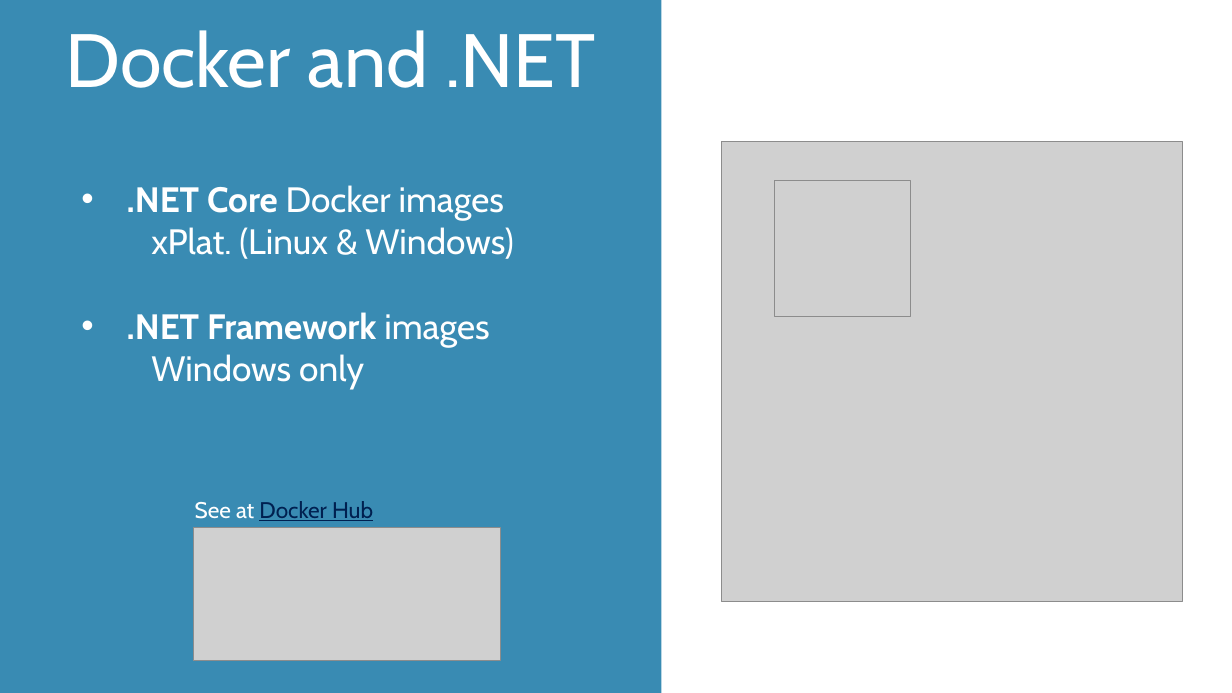
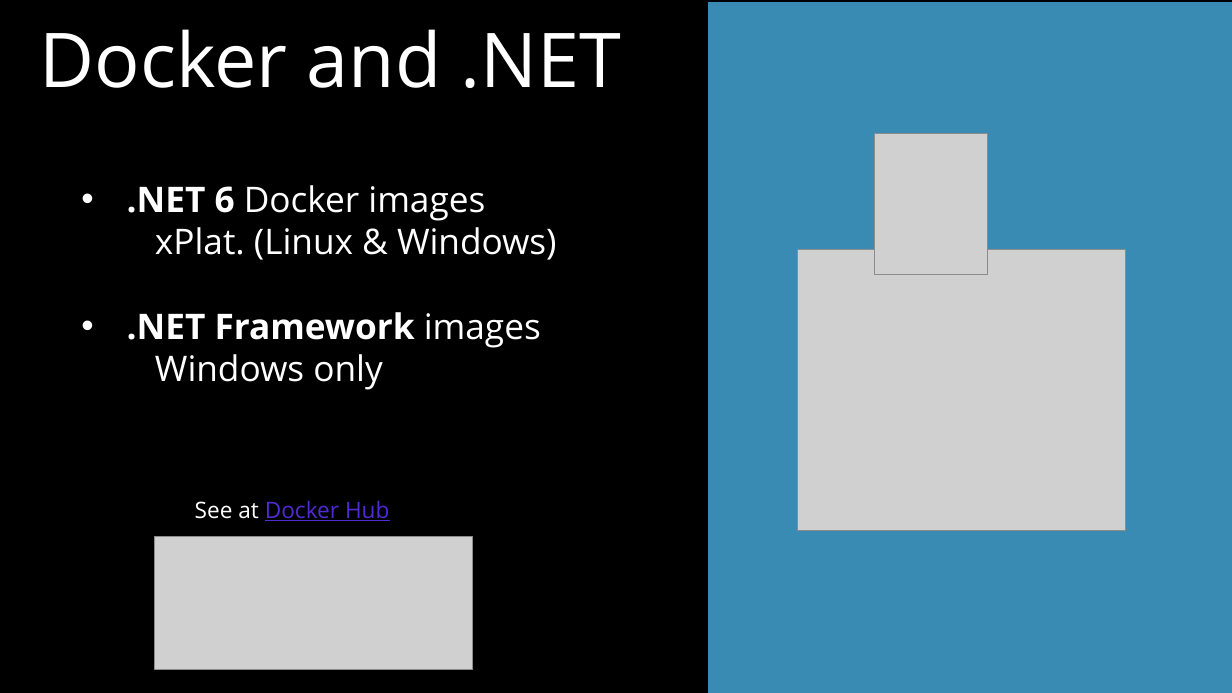
Before and after one commit to dotnet-presentations/dotnetcore-workshop, a slide deck: slide 10 of 5. Containers/netcore-containers.pptx. Drawn at 1232x693 pixels with LibreOffice and Linux fonts; fonts in the diff are those of the drawing; grey boxes stand for pictures. Boxes give left, top, right and bottom in pixels: in the first picture for what was removed or moved away, otherwise in the second. Text is boxed around its words. In the diff, an @@ line names an element or a change of style, - is before the commit and + after.

```diff
--- a/5. Containers/netcore-containers.pptx
+++ b/5. Containers/netcore-containers.pptx
@@ background #FFFFFF to #000000 @@
@@ text "Docker and .NET" at (39,29,622,88): font Cabin to Open Sans @@
@@ rectangle: place and size @@
-rectangle at (0,0,661,693)
+rectangle at (708,2,1232,693)
@@ picture removed at (722,141,1182,602) @@
@@ picture added at (874,134,987,274) @@
@@ text at (127,185,485,221): text changed; font Cabin to Open Sans @@
-• .NET Core Docker images
+• .NET 6 Docker images
@@ picture removed at (775,180,910,316) @@
@@ text at (127,227,557,390): font Cabin to Open Sans in "xPlat. (Linux & Windows)", ".NET Framework images", "Windows only" @@
@@ picture added at (797,250,1125,531) @@
@@ text "See at Docker Hub" at (195,500,389,521): font Cabin to Open Sans; text colour #002050 to #502BD3 in "Docker Hub" @@
@@ picture: place and size @@
-picture at (193,527,500,660)
+picture at (154,536,473,669)
```
Also in this commit, not shown: 13 other slides changed, 1 slide added, 2 slides removed, 10 other files.
